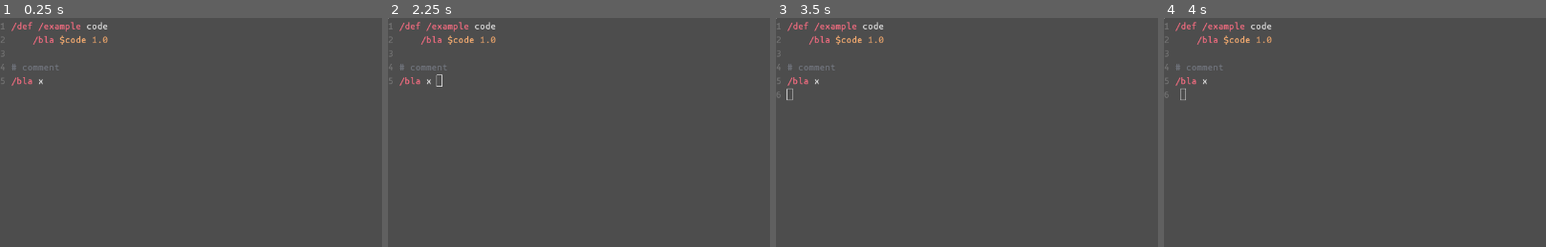
Above: before the commit, frames 1-4 (left to right).
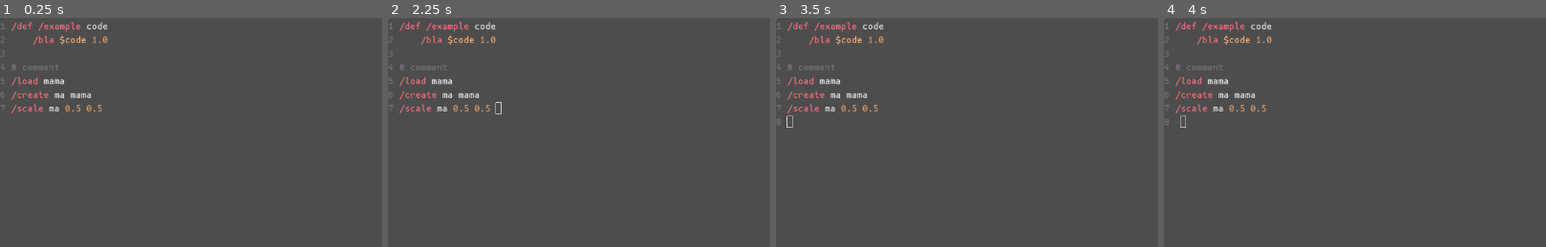
Above: after the commit, the same moments.

Repository: loopier/animatron
Game: Godot game, scene res://main.tscn
Two runs of this game, one before a commit and one after it. Both use one fixed random seed, a clock stepped at 60 frames per second and the inputs below.
Inputs (mouse positions are % of the whole screen's width and height, from its top left):
- Up to frame 1 (0.25 s): no input
- Up to frame 2 (2.25 s): click (92, 25) at 0.52 s; type "12" at 0.6 s; click (92, 76) at 0.75 s; type "12" at 0.83 s; tap Enter at 1.25 s; move the mouse to (72, 45) at 1.27 s; tap Alt at 1.35 s; click (72, 45) at 1.42 s; tap Space at 2 s; drag from (30, 55) to (45, 70) at 2.02 s
- Up to frame 3 (3.5 s): tap Enter at 2.75 s; move the mouse to (60, 28) at 2.77 s; tap Shift at 2.85 s; click (60, 28) at 2.92 s
- Up to frame 4 (4 s): tap Space at 3.5 s; drag from (45, 70) to (20, 35) at 3.52 s
The pictures show only the part of the screen within x 0-50%, y 0-50%; the shares and areas given below are measured in that part.

The runs differ from the first frame. In frame 1, 0.7% of the frame differs, in the area x 0-27%, y 25-42%; in frame 2, 0.8%; in frame 3, 0.8%, in the area x 0-27%, y 25-48%; in frame 4, 0.8%.
Error before the commit: Attempt to call function 'get_as_text' in base 'null instance' on a null instance. (res://CommandInterface.gd:216)

Commit message:
Add code evaluation to editor

Diff:
--- a/CodeEdit.gd
+++ b/CodeEdit.gd
@@ -1,4 +1,6 @@
 extends CodeEdit
+
+signal eval_code(text: String)
 
 @onready var hl = get_syntax_highlighter() as CodeHighlighter
 
@@ -7,3 +9,50 @@
 	hl.add_color_region("#", "", Color(0.447059, 0.462745, 0.498039), true) # comment
 	hl.add_color_region("/", " ", Color(0.95309376716614, 0.42354467511177, 0.50218969583511)) # osc address
 	hl.add_color_region("$", " ", Color(0.97654688358307, 0.68245977163315, 0.44307622313499)) # variable
+
+func _input(event):
+	var line := get_caret_line()
+	var col := get_caret_column()
+	if event.is_action_pressed("eval_block"): evalBlock()
+	if event.is_action_pressed("eval_line"): evalLine()
+
+func evalSelectedText():
+	var text = get_selected_text().strip_edges()
+	eval_code.emit(text)
+	deselect()
+
+func evalLine():
+	Log.debug("line")
+	var ln = get_caret_line()
+	var col = get_caret_column()
+	selectLine(ln)
+	evalSelectedText()
+
+func evalBlock():
+	if get_selected_text().is_empty():
+		selectBlock()
+	evalSelectedText()
+
+func selectLine(line: int):
+	select(line, 0, line, len(get_line(line)))
+
+func selectBlock():
+	var line := get_caret_line()
+	var from := findPrevLinebreak(line)
+	var to := findNextLinebreak(line)
+	select(from, 0, to, len(get_line(to)))
+
+func findPrevLinebreak(line: int) -> int:
+	var ln = line
+	while ln > 0:
+		ln = ln - 1
+		if get_line(ln) == "": break
+	return ln + 1
+
+func findNextLinebreak(line: int) -> int:
+	if get_line(line) == "": return line - 1
+	var ln = line
+	while ln < get_line_count():
+		ln = ln + 1
+		if get_line(ln) == "": break
+	return ln - 1
--- a/CommandInterface.gd
+++ b/CommandInterface.gd
@@ -133,6 +133,12 @@
 func _process(_delta):
 	pass
 
+func parseCommandsArray(cmds: Array) -> Status:
+	var result: Status
+	for cmd in cmds:
+		result = parseCommand(cmd[0], cmd.slice(1), "")
+	return result
+
 ## Different behaviours depend on the [param command] contents in the different [member xxxCommands] dictionaries.
 func parseCommand(key: String, args: Array, sender: String) -> Status:
 	var commandDicts := [coreCommands, nodeCommands, arrayCommands, defCommands]
@@ -654,6 +660,9 @@
 func callMethodWithVector(object: Variant, method: String, args: Array) -> Status:
 	method = method.substr(1) if method.begins_with("/") else method
 	method = method.replace("/", "_").to_lower()
+	for i in len(args):
+		args[i] = float(args[i])
+
 	match len(args):
 		2:
 			object.call(method, Vector2(args[0], args[1]))
--- a/Main.gd
+++ b/Main.gd
@@ -37,8 +37,7 @@
 	cmdInterface.free_state.connect(_on_free_state)
 	cmdInterface.next_state.connect(_on_next_state)
 
-	config.loadConfig("startup.osc")
-
+	editor.eval_code.connect(_on_eval_code)
 
 	# saving osc maps for variables to .osc files can be used as config files
 	# load osc variable maps to a dictionary
@@ -145,3 +144,7 @@
 		if machineKey.match(machine):
 			stateMachines[machineKey].next()
 			cmdInterface.parseCommand(stateMachines[machineKey].status(), [], "")
+
+func _on_eval_code(text: String):
+	var cmds = cmdInterface.convertTextBlockToCommands(text)
+	cmdInterface.parseCommandsArray(cmds)
--- a/main.tscn
+++ b/main.tscn
@@ -36,7 +36,9 @@
 	/bla $code 1.0
 
 # comment
-/bla x"
+/load mama
+/create ma mama
+/scale ma 0.5 0.5"
 placeholder_text = "code editor"
 highlight_all_occurrences = true
 syntax_highlighter = SubResource("CodeHighlighter_833ra")
@@ -62,4 +64,6 @@
 theme = ExtResource("3_fotw2")
 theme_override_styles/normal = ExtResource("5_efpnp")
 placeholder_text = "post window"
-delimiter_strings = Array[String](["\" \"", "' '"])
+
+[node name="FileDialog" type="FileDialog" parent="."]
+size = Vector2i(392, 162)
--- a/project.godot
+++ b/project.godot
@@ -27,3 +27,16 @@
 [editor_plugins]
 
 enabled=PackedStringArray("res://addons/gut/plugin.cfg")
+
+[input]
+
+eval_block={
+"deadzone": 0.5,
+"events": [Object(InputEventKey,"resource_local_to_scene":false,"resource_name":"","device":-1,"window_id":0,"command_or_control_autoremap":true,"alt_pressed":false,"shift_pressed":false,"pressed":false,"keycode":4194309,"physical_keycode":0,"key_label":0,"unicode":0,"echo":false,"script":null)
+]
+}
+eval_line={
+"deadzone": 0.5,
+"events": [Object(InputEventKey,"resource_local_to_scene":false,"resource_name":"","device":-1,"window_id":0,"alt_pressed":false,"shift_pressed":true,"ctrl_pressed":false,"meta_pressed":false,"pressed":false,"keycode":4194309,"physical_keycode":0,"key_label":0,"unicode":0,"echo":false,"script":null)
+]
+}
Not shown: 1 places in RoutineNode.tscn that only renumber resources
Binary file changed: styles/left-margin-transparent.stylebox
